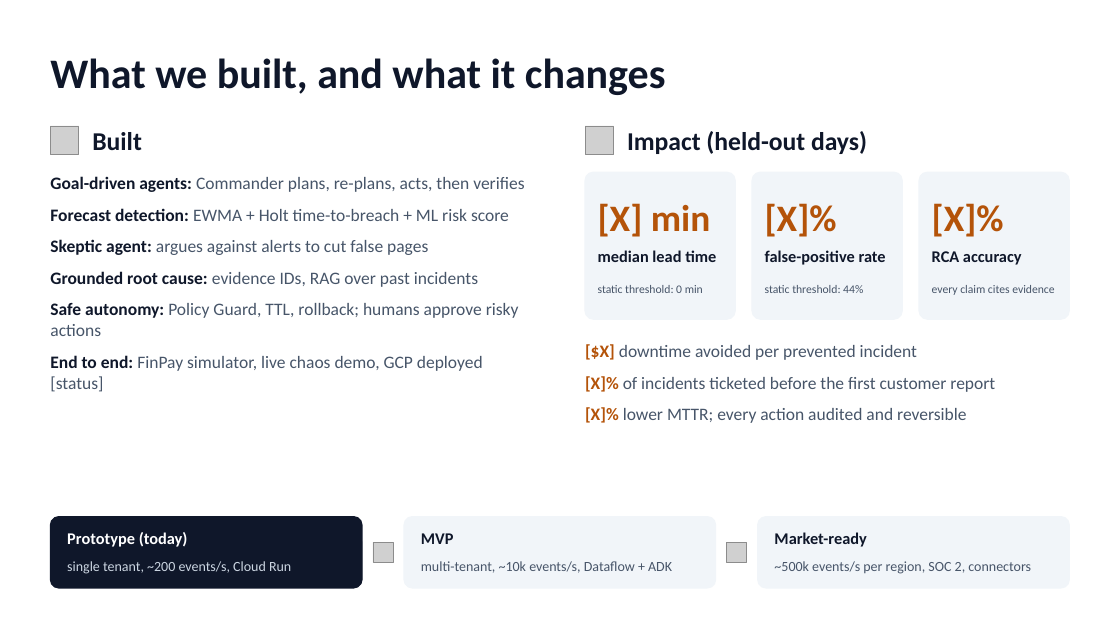
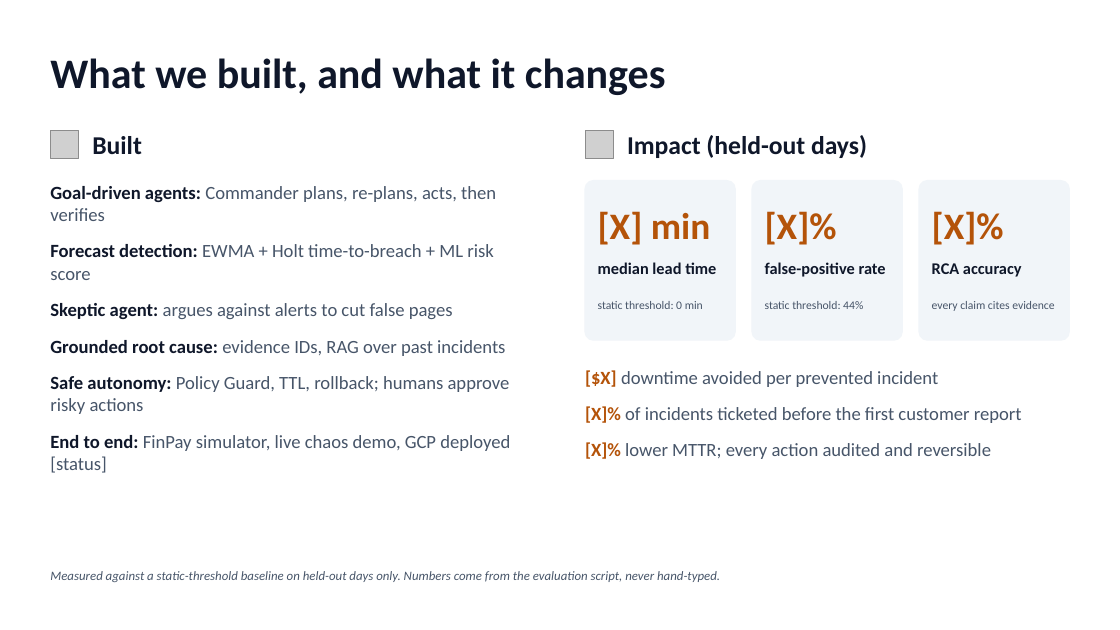
Before and after one commit to Huzyefah/3RL, a slide deck: slide 3 of docs/slides/foresight_pitch.pptx. Drawn at 1120x630 pixels with LibreOffice and Linux fonts; fonts in the diff are those of the drawing; grey boxes stand for pictures. Boxes give left, top, right and bottom in pixels: in the first picture for what was removed or moved away, otherwise in the second. Text is boxed around its words. In the diff, an @@ line names an element or a change of style, - is before the commit and + after.

Commit message:
added slides draft 1

```diff
--- a/docs/slides/foresight_pitch.pptx
+++ b/docs/slides/foresight_pitch.pptx
@@ 2 pictures, 2 texts: place and size @@
-2 pictures, 2 texts at (50, 126, 867, 155)
+2 pictures, 2 texts at (50, 130, 867, 159)
@@ text "Goal-driven agents: Commander plans, re-plans, ...": place and size @@
-text "Goal-driven agents: Commander plans, re-plans, ..." at (50, 176, 524, 392)
+text "Goal-driven agents: Commander plans, re-plans, ..." at (50, 186, 510, 473)
@@ text "Goal-driven agents: Commander plans, re-plans, ..." at (50, 186, 510, 473): size 15 to 16 pt; more space between paragraphs @@
@@ rounded rectangle: place and size @@
-rounded rectangle at (585, 172, 735, 319)
+rounded rectangle at (585, 181, 735, 340)
@@ rounded rectangle: place and size @@
-rounded rectangle at (752, 172, 902, 319)
+rounded rectangle at (752, 181, 902, 340)
@@ proportions changed in 3 elements at (585, 181, 735, 340), (752, 181, 902, 340), (919, 181, 1070, 340) @@
@@ rounded rectangle: place and size @@
-rounded rectangle at (919, 172, 1070, 319)
+rounded rectangle at (919, 181, 1070, 340)
@@ 6 texts: place and size @@
-6 texts at (598, 203, 1022, 265)
+6 texts at (598, 211, 1022, 277)
@@ 3 texts: place and size @@
-3 texts at (598, 285, 1054, 295)
+3 texts at (598, 301, 1054, 311)
@@ text "[$X] downtime avoided per prevented ..." at (585, 370, 1022, 423): size 15 to 16 pt; more space between paragraphs @@
@@ text "[$X] downtime avoided per prevented ...": place and size @@
-text "[$X] downtime avoided per prevented ..." at (585, 344, 995, 423)
+text "[$X] downtime avoided per prevented ..." at (585, 370, 1022, 423)
@@ rounded rectangle removed at (50, 517, 362, 588) @@
@@ text removed at (67, 532, 188, 547) @@
-Prototype (today)
@@ rounded rectangle removed at (404, 517, 716, 588) @@
@@ text removed at (421, 533, 454, 544) @@
-MVP
@@ rounded rectangle removed at (758, 517, 1070, 588) @@
@@ text removed at (774, 532, 866, 547) @@
-Market-ready
@@ text removed at (67, 561, 291, 574) @@
-single tenant, ~200 events/s, Cloud Run
@@ picture removed at (373, 543, 393, 563) @@
@@ text removed at (421, 561, 672, 573) @@
-multi-tenant, ~10k events/s, Dataflow + ADK
@@ picture removed at (727, 543, 747, 563) @@
@@ text removed at (774, 561, 1031, 574) @@
-~500k events/s per region, SOC 2, connectors
@@ text added at (50, 571, 720, 582), 11 pt, text #475569, italic @@
+Measured against a static-threshold baseline on held-out days only. Numbers come from the evaluation script, never hand-typed.
```
Also in this commit, not shown: 1 other slide changed, 2 slides added.
